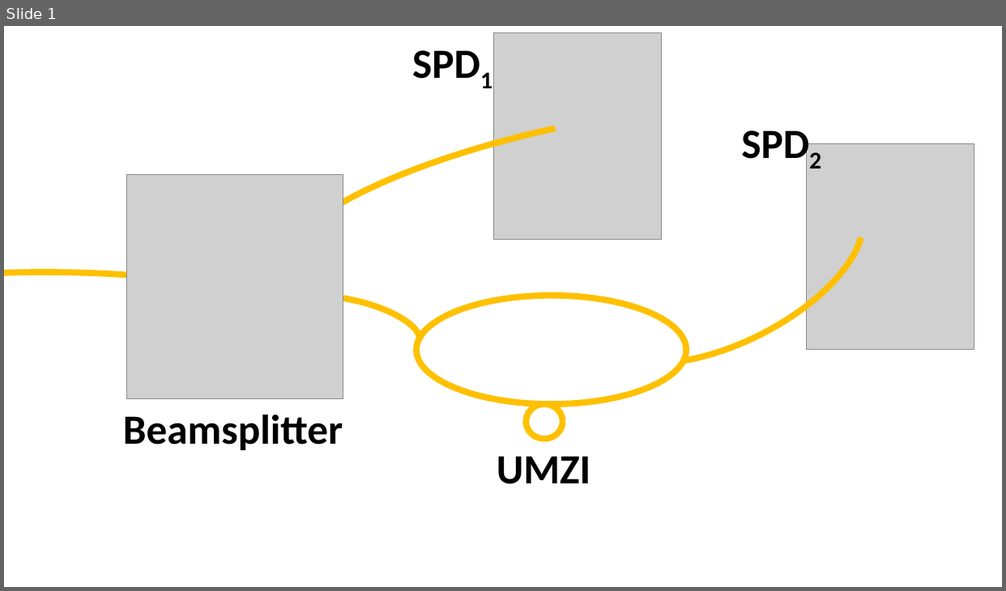
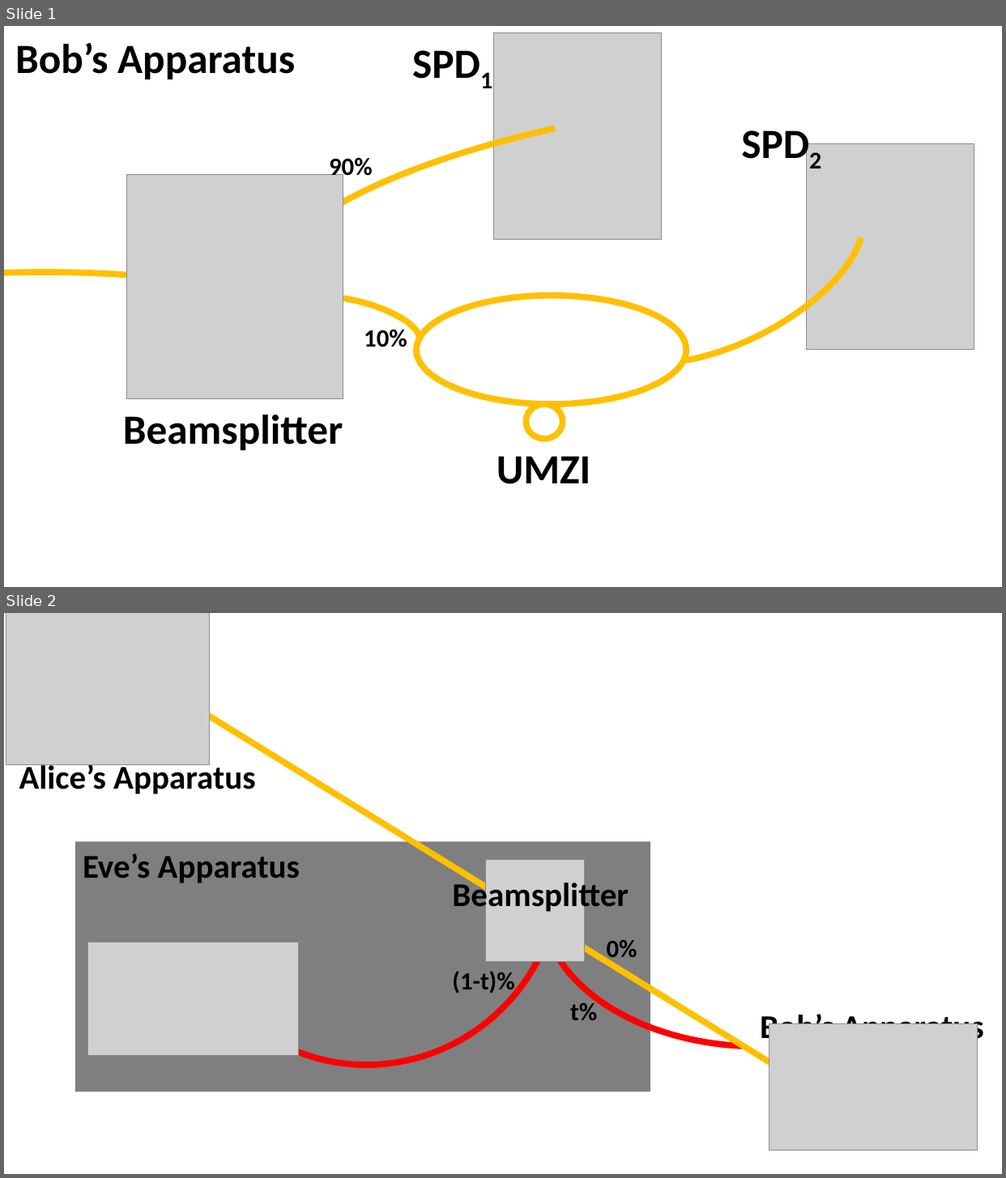
Before and after one commit to pqnarte/LinkPlanner, a slide deck: doc/tex/sdf/tq_76558_cow_protocol/figures_raw/Bob.pptx. Shown one above the other, each under a label of ours: slide 1 before the commit, slides 1 and 2 after it. The pictures are 1006x591 and 1006x1178 pixels, drawn with LibreOffice and Linux fonts; fonts in the diff are those of the drawing; grey boxes stand for pictures. Boxes give left, top, right and bottom in pixels: in the first picture for what was removed or moved away, otherwise in the second. Text is boxed around its words. In the diff, an @@ line names an element or a change of style, - is before the commit and + after.

Commit message:
A new update on the Slides, and one more picture

```diff
--- a/doc/tex/sdf/tq_76558_cow_protocol/figures_raw/Bob.pptx
+++ b/doc/tex/sdf/tq_76558_cow_protocol/figures_raw/Bob.pptx
@@ slide 2 added at [4, 613, 1002, 1174], background #FFFFFF @@
@@ picture added at [6, 613, 210, 765] @@
@@ arc (boxed as its full ellipse) added at [113, 614, 626, 1131], outline #FF0000 6 pt @@
@@ line added from (167, 690) to (818, 1093), #FFC000 6 pt @@
@@ text added at [19, 762, 255, 794], 32 pt, text #000000, bold @@
+Alice’s Apparatus
@@ arc (boxed as its full ellipse) added at [542, 760, 974, 1047], outline #FF0000 6 pt @@
@@ rectangle added at [75, 842, 650, 1093], fill #000000 at 50% opacity @@
@@ text added at [83, 854, 300, 884], 32 pt, text #000000, bold @@
+Eve’s Apparatus
@@ text added at [452, 879, 629, 914], 32 pt, text #000000, bold @@
+Beamsplitter
@@ picture added at [486, 860, 585, 962] @@
@@ picture added at [88, 943, 299, 1056] @@
@@ text added at [607, 940, 637, 964], 24 pt, text #000000, bold @@
+0%
@@ text added at [452, 971, 514, 996], 24 pt, text #000000, bold @@
+(1-t)%
@@ text added at [570, 1000, 597, 1020], 24 pt, text #000000, bold @@
+t%
@@ text added at [760, 1012, 983, 1047], 32 pt, text #000000, bold @@
+Bob’s Apparatus
@@ picture added at [769, 1024, 978, 1151] @@
@@ slide 1 changed as well @@
@@ text added at [15, 43, 295, 79], 40 pt, text #000000, bold @@
+Bob’s Apparatus
@@ text added at [329, 157, 373, 182], 24 pt, text #000000, bold @@
+90%
@@ text added at [364, 329, 407, 348], 24 pt, text #000000, bold @@
+10%
```
Also in this commit, not shown: 4 other files.
